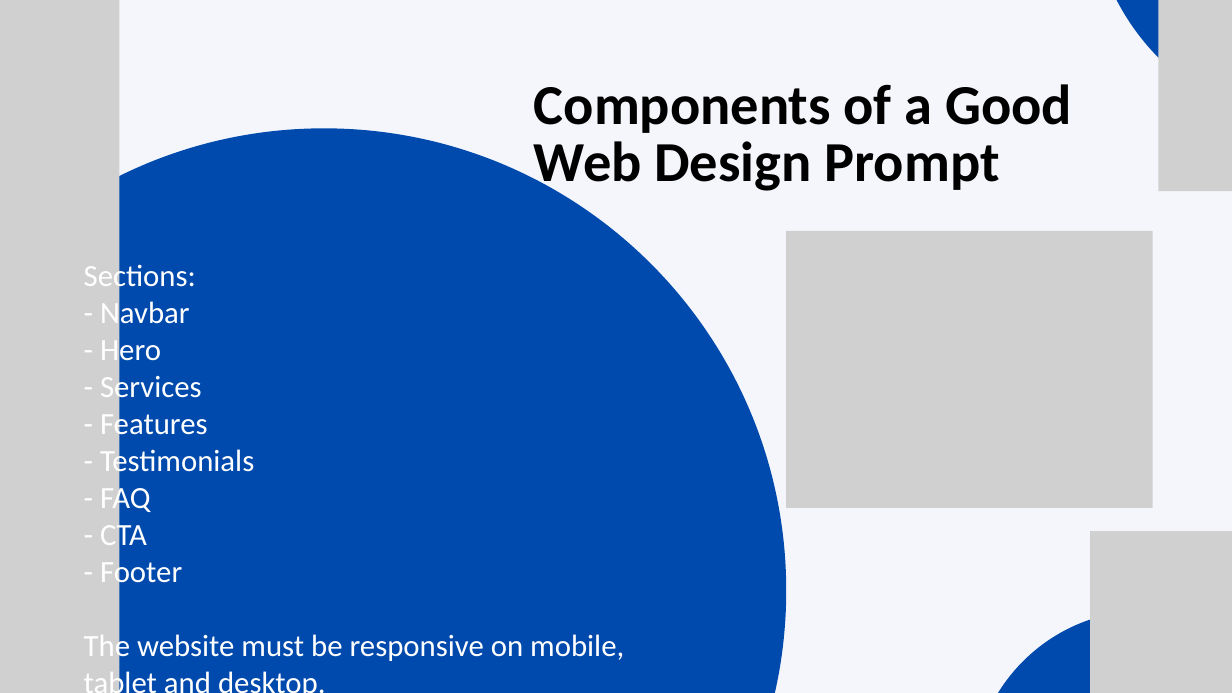
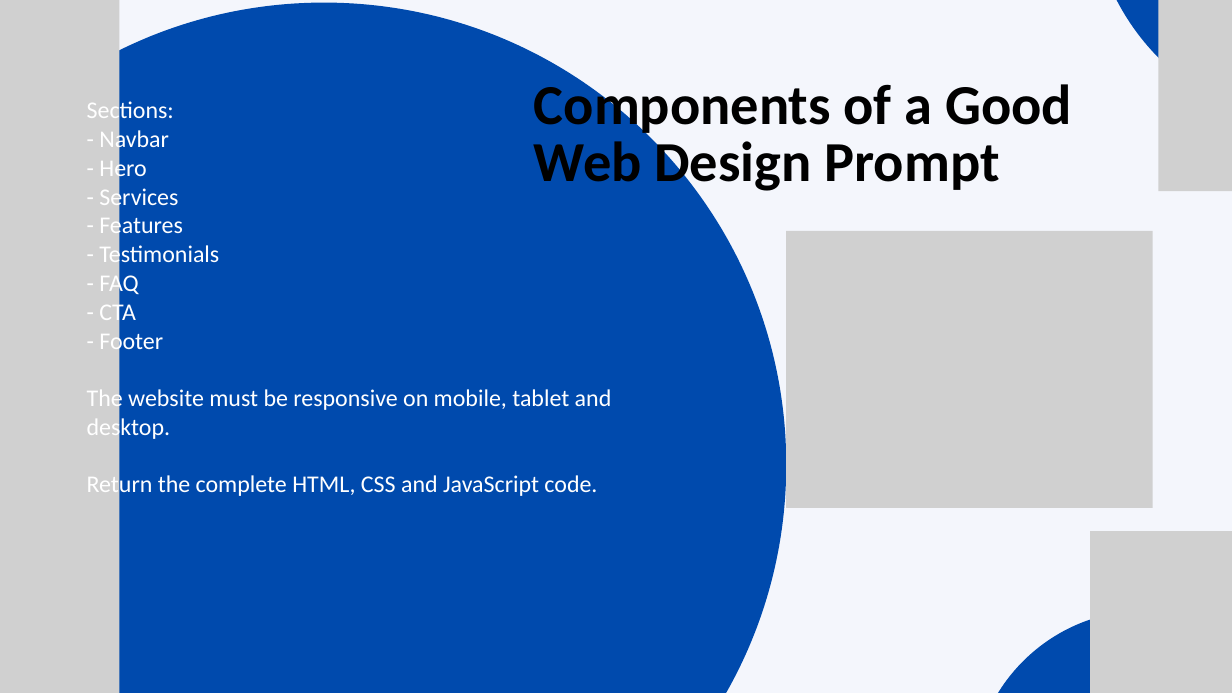
Before and after one commit to mikechuks/reseller-app, a slide deck: slide 12 of modules/AI WEBSITE DESIGN.pptx. Drawn at 1232x693 pixels with LibreOffice and Linux fonts; fonts in the diff are those of the drawing; grey boxes stand for pictures. Boxes give left, top, right and bottom in pixels: in the first picture for what was removed or moved away, otherwise in the second. Text is boxed around its words. In the diff, an @@ line names an element or a change of style, - is before the commit and + after.

```diff
--- a/modules/AI WEBSITE DESIGN.pptx
+++ b/modules/AI WEBSITE DESIGN.pptx
@@ freeform shape: place and size @@
-freeform shape at (0, 128, 787, 693)
+freeform shape at (0, 2, 787, 693)
@@ text "Sections:": place and size @@
-text "Sections:" at (84, 261, 624, 664)
+text "Sections:" at (87, 98, 612, 499)
@@ text "Sections:" at (87, 98, 612, 499): size 36 to 28 pt @@
```
Also in this commit, not shown: 5 other slides changed, 20 other files.
